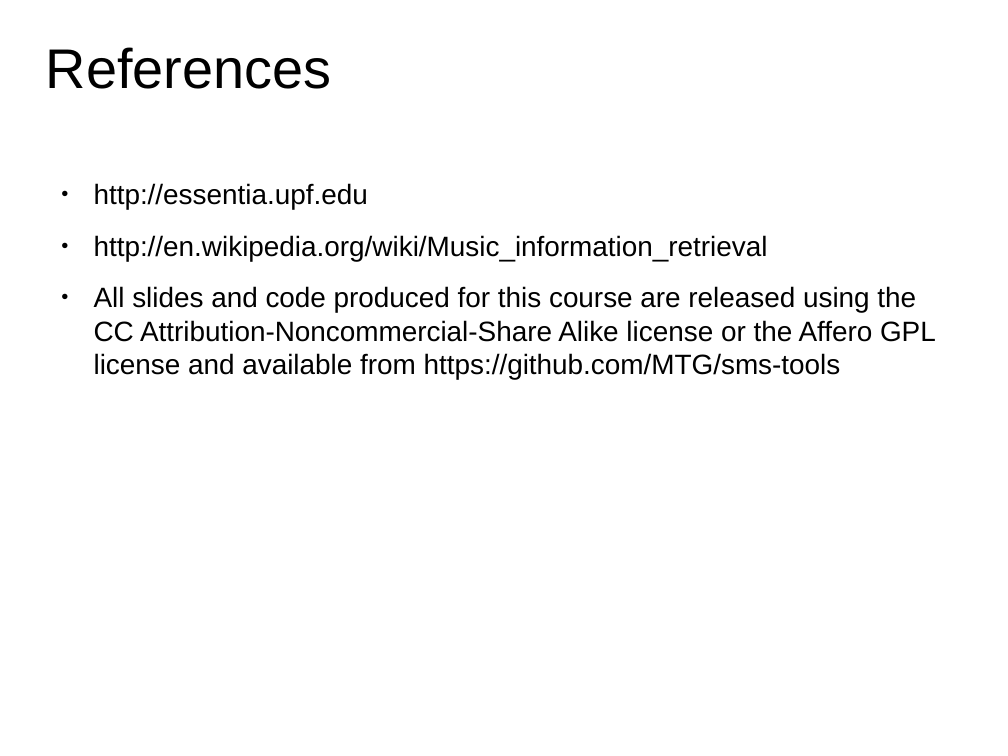
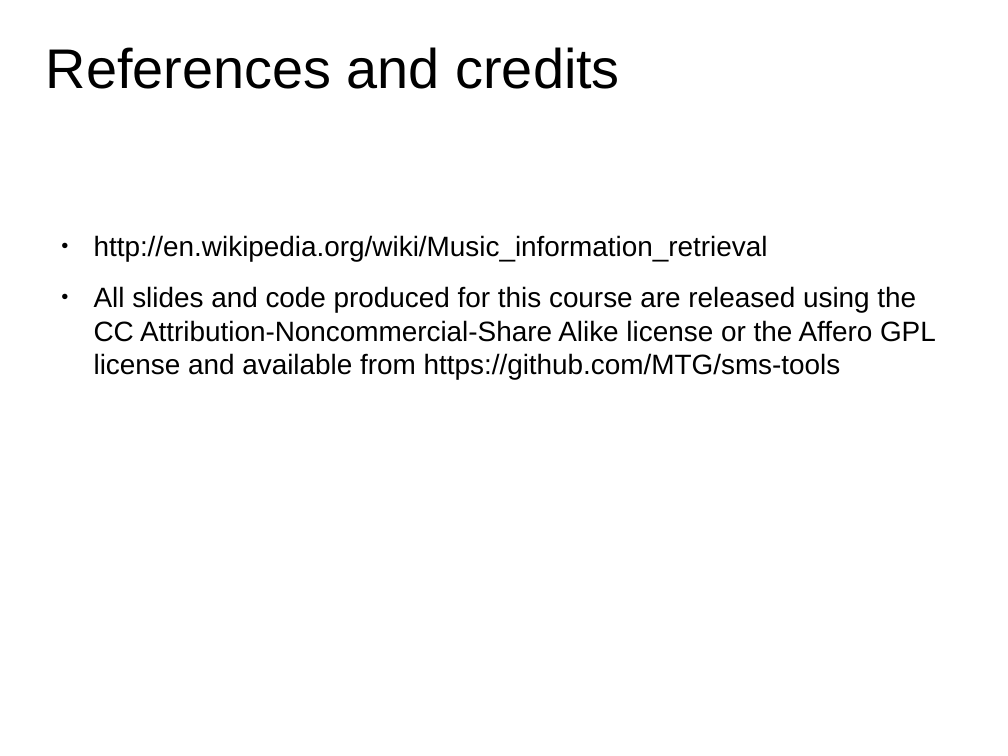
Before and after one commit to MTG/sms-tools, a slide deck: slide 14 of lectures/9-Sound-description/Sound-music-description.odp. Drawn at 1008x756 pixels with LibreOffice and Linux fonts; fonts in the diff are those of the drawing. Boxes give left, top, right and bottom in pixels: in the first picture for what was removed or moved away, otherwise in the second. Text is boxed around its words. In the diff, an @@ line names an element or a change of style, - is before the commit and + after.

```diff
--- a/lectures/9-Sound-description/Sound-music-description.odp
+++ b/lectures/9-Sound-description/Sound-music-description.odp
@@ title at [46,47,619,89]: text changed @@
-References
+References and credits
@@ text at [94,183,368,210]: paragraph removed @@
-● http://essentia.upf.edu
```
Also in this commit, not shown: 5 other slides changed, 15 other files.
